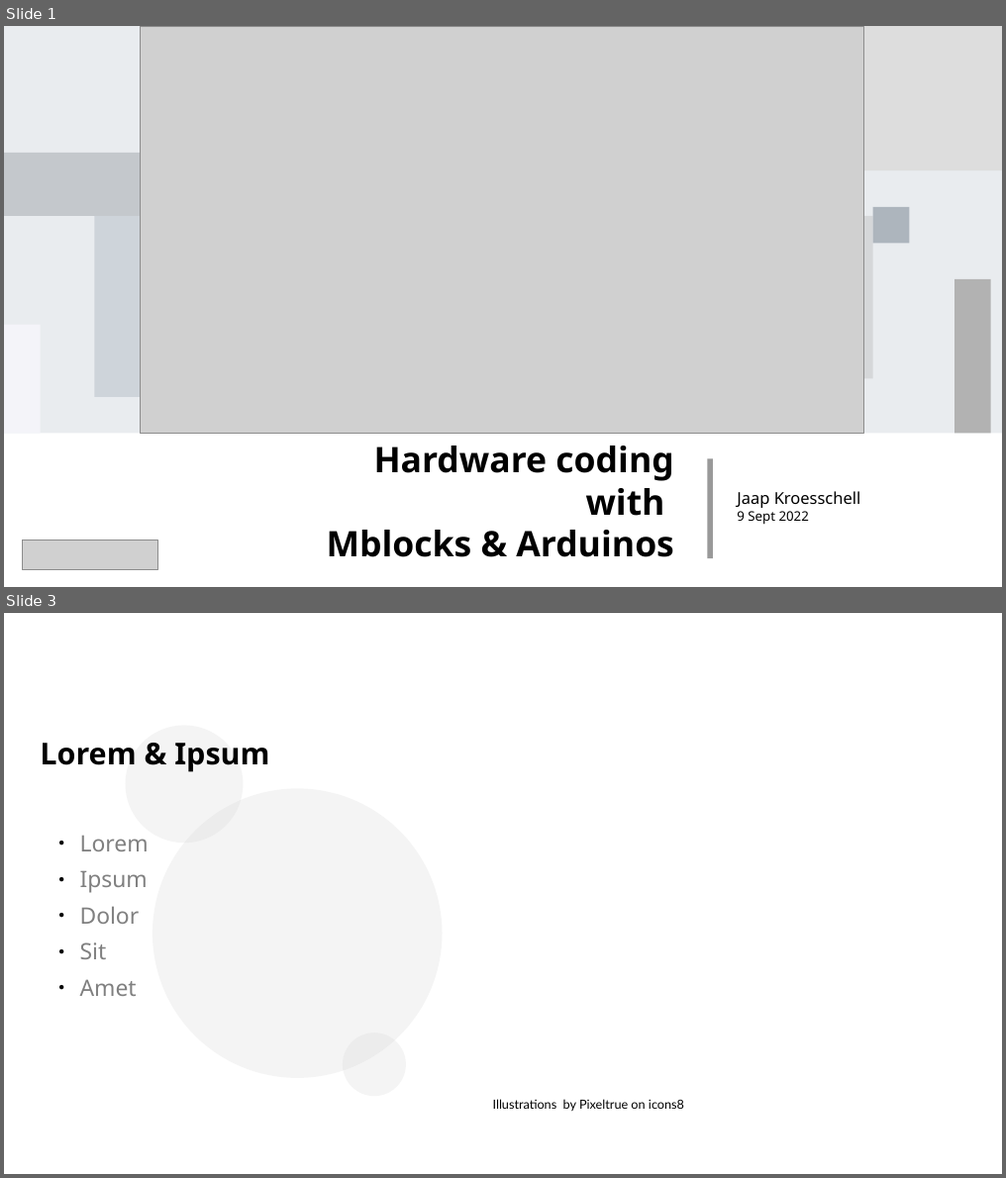
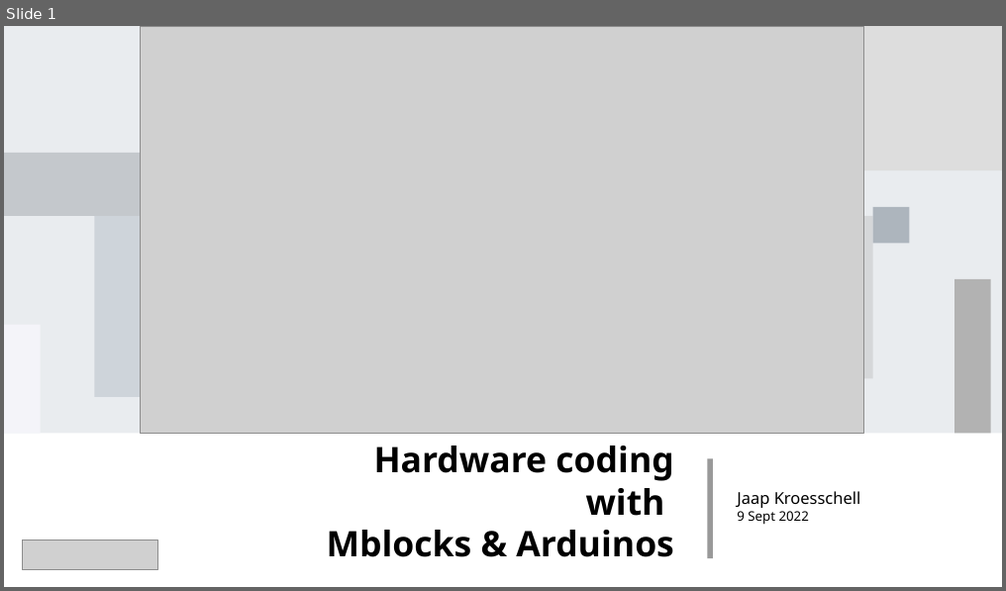
Before and after one commit to Jaapk/arduino_mblocks, a slide deck: docs/mBlocks-Arduino-course-01.odp. Shown one above the other, each under a label of ours: slides 1 and 3 before the commit, slide 1 after it; the slides between them are not shown. The pictures are 1006x1178 and 1006x591 pixels, drawn with LibreOffice and Linux fonts; fonts in the diff are those of the drawing; grey boxes stand for pictures; background and template pictures are left out. Boxes give left, top, right and bottom in pixels: in the first picture for what was removed or moved away, otherwise in the second. Text is boxed around its words. In the diff, an @@ line names an element or a change of style, - is before the commit and + after.

```diff
--- a/docs/mBlocks-Arduino-course-01.odp
+++ b/docs/mBlocks-Arduino-course-01.odp
@@ slide 3 removed at box(4, 613, 1002, 1174), background #FFFFFF @@
@@ ellipse removed at box(126, 725, 243, 843) @@
@@ text removed at box(40, 743, 269, 772) @@
-Lorem & Ipsum
@@ ellipse removed at box(152, 788, 443, 1078) @@
@@ text removed at box(80, 836, 149, 996) @@
-● Lorem
-● Ipsum
-● Dolor
-● Sit
-● Amet
@@ ellipse removed at box(343, 1033, 406, 1096) @@
@@ text removed at box(493, 1099, 684, 1111) @@
-Illustrations by Pixeltrue on icons8
```
Also in this commit, not shown: 6 slides changed, 7 slides added, 2 other slides removed, 17 other files.
